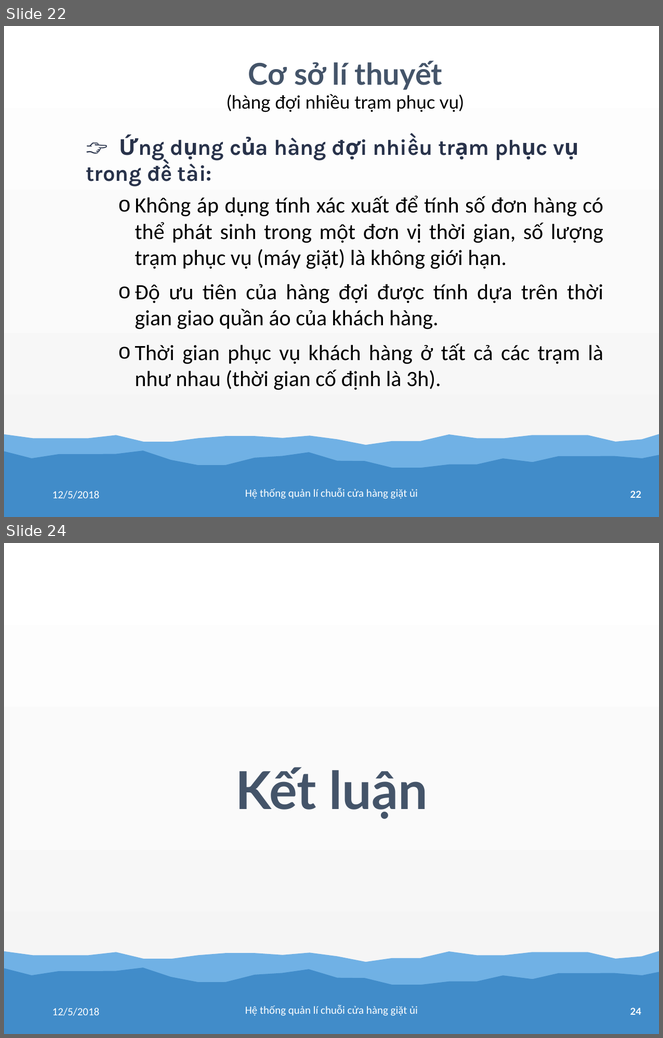
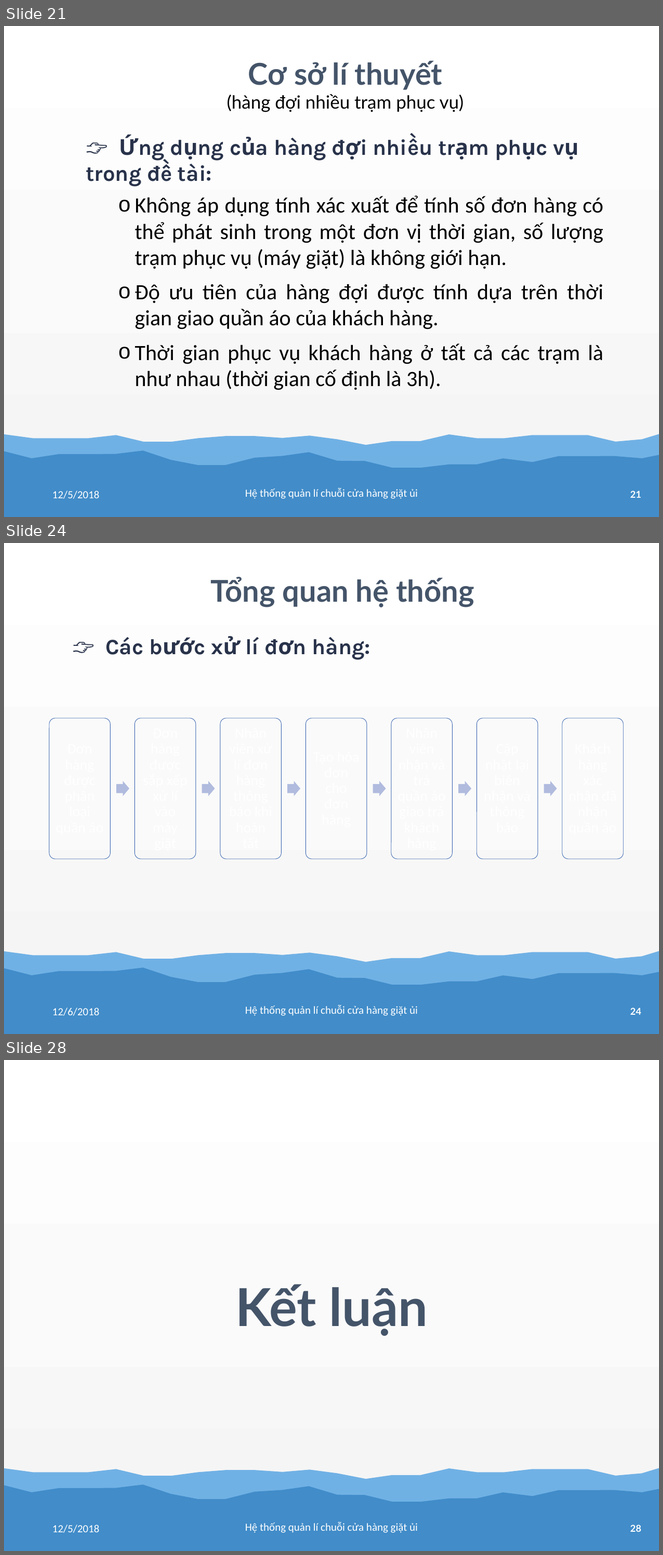
Before and after one commit to tranhoanghuan/Lu-n-v-n, a slide deck: baoCao/bao_cao.pptx. Shown one above the other, each under a label of ours: slides 22 and 24 before the commit, slides 21, 24 and 28 after it; the slides between them are not shown. The pictures are 663x1038 and 663x1555 pixels, drawn with LibreOffice and Linux fonts; fonts in the diff are those of the drawing. Boxes give left, top, right and bottom in pixels: in the first picture for what was removed or moved away, otherwise in the second. Text is boxed around its words. In the diff, an @@ line names an element or a change of style, - is before the commit and + after.

Commit message:
add

```diff
--- a/baoCao/bao_cao.pptx
+++ b/baoCao/bao_cao.pptx
@@ slide 24 added at (4,543,659,1034), background gradient #FFFFFF to #FBFBFB to #F2F2F2; not listed: 3 template elements that a slide beside it also shows @@
@@ text added at (210,577,474,607), 66 pt, text #445469, bold @@
+Tổng quan hệ thống
@@ text added at (105,637,371,660), 48 pt, text #28324A, bold @@
+👉 Các bước xử lí đơn hàng:
@@ group added at (49,718,623,859): 7 rounded rectangles, 6 right arrows @@
@@ text added at (52,1008,100,1016), 24 pt, text #FFFFFF @@
+12/6/2018
@@ text added at (245,1005,418,1016), 24 pt, text #FFFFFF @@
+Hệ thống quản lí chuỗi cửa hàng giặt ủi
@@ what was slide 22 is now slide 21 @@
@@ page number at (631,491,642,498): text changed @@
-22
+21
@@ what was slide 24 is now slide 28 @@
@@ page number at (631,1525,642,1532): text changed @@
-24
+28
```
Also in this commit, not shown: 2 slides changed, 3 other slides added.
